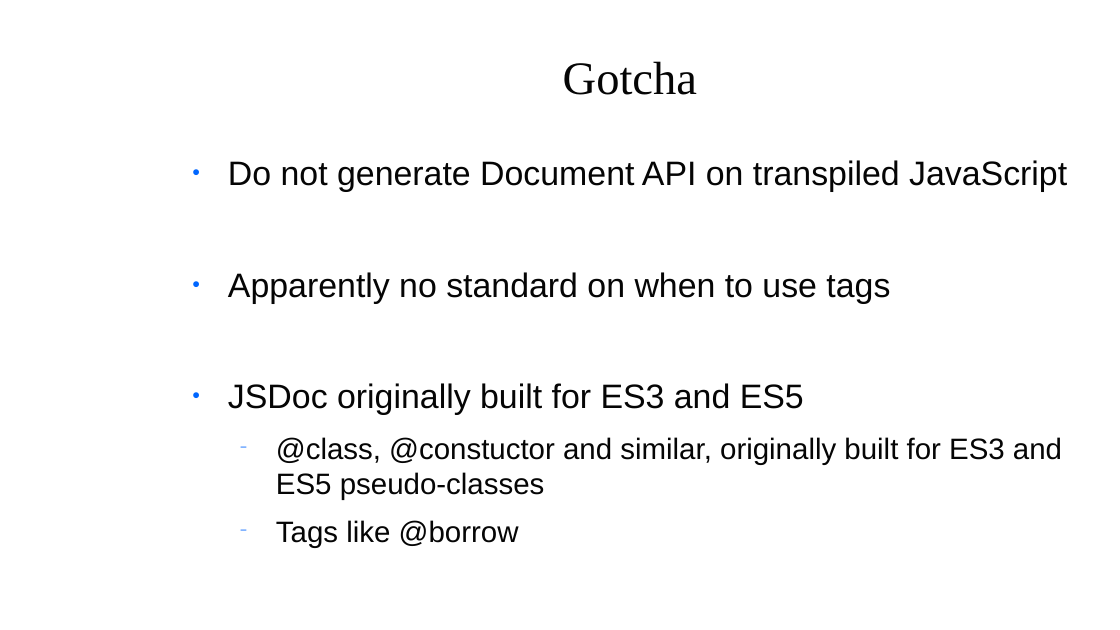
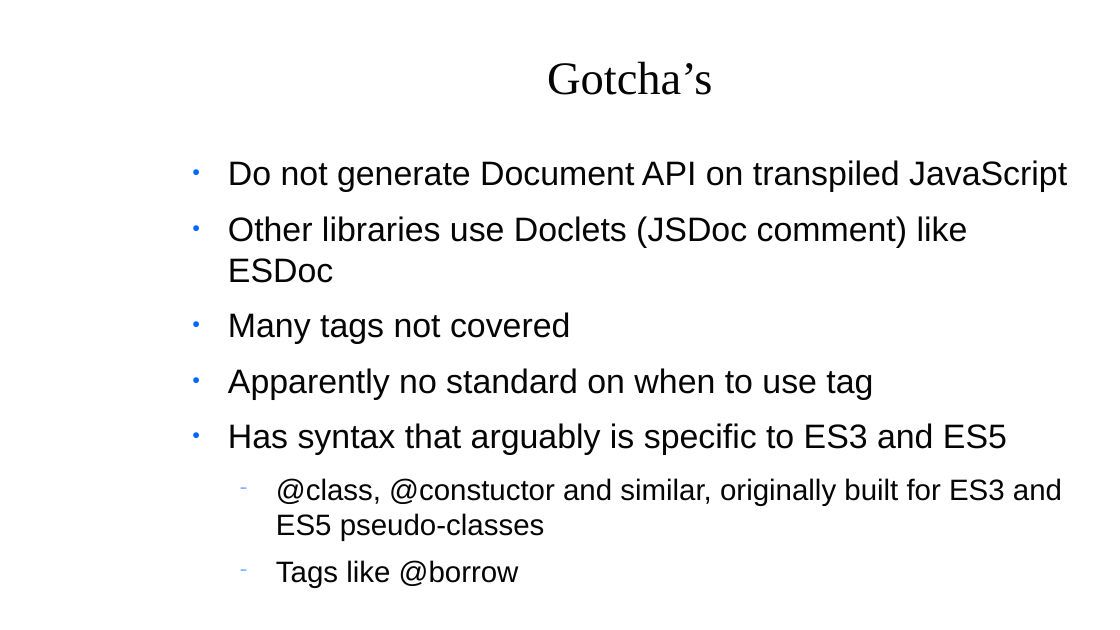
Before and after one commit to zoldello/jsdoc-talk, a slide deck: slide 9 of slides.pptx. Drawn at 1120x630 pixels with LibreOffice and Linux fonts; fonts in the diff are those of the drawing; background and template pictures are left out. Boxes give left, top, right and bottom in pixels: in the first picture for what was removed or moved away, otherwise in the second. Text is boxed around its words. In the diff, an @@ line names an element or a change of style, - is before the commit and + after.

```diff
--- a/slides.pptx
+++ b/slides.pptx
@@ text at (547, 61, 712, 95): text changed @@
-Gotcha
+Gotcha’s
@@ text at (228, 216, 1007, 455): text changed @@
-● Apparently no standard on when to use tags
-● JSDoc originally built for ES3 and ES5
+● Other libraries use Doclets (JSDoc comment) like ESDoc
+● Many tags not covered
+● Apparently no standard on when to use tag
+● Has syntax that arguably is specific to ES3 and ES5
```
Also in this commit, not shown: 11 other slides changed, 11 other files.
